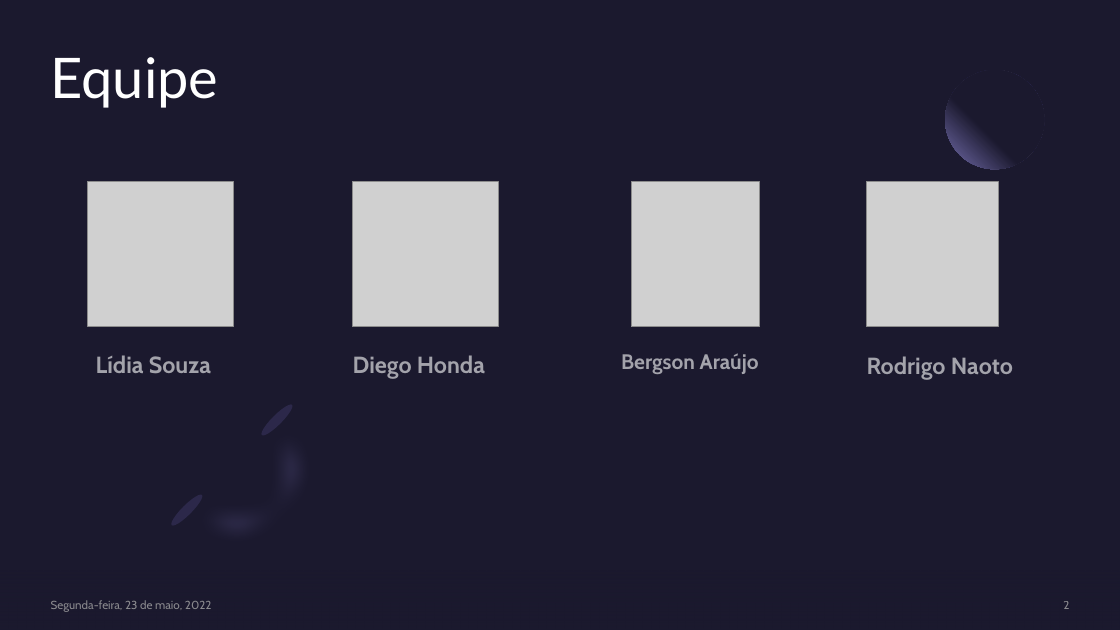
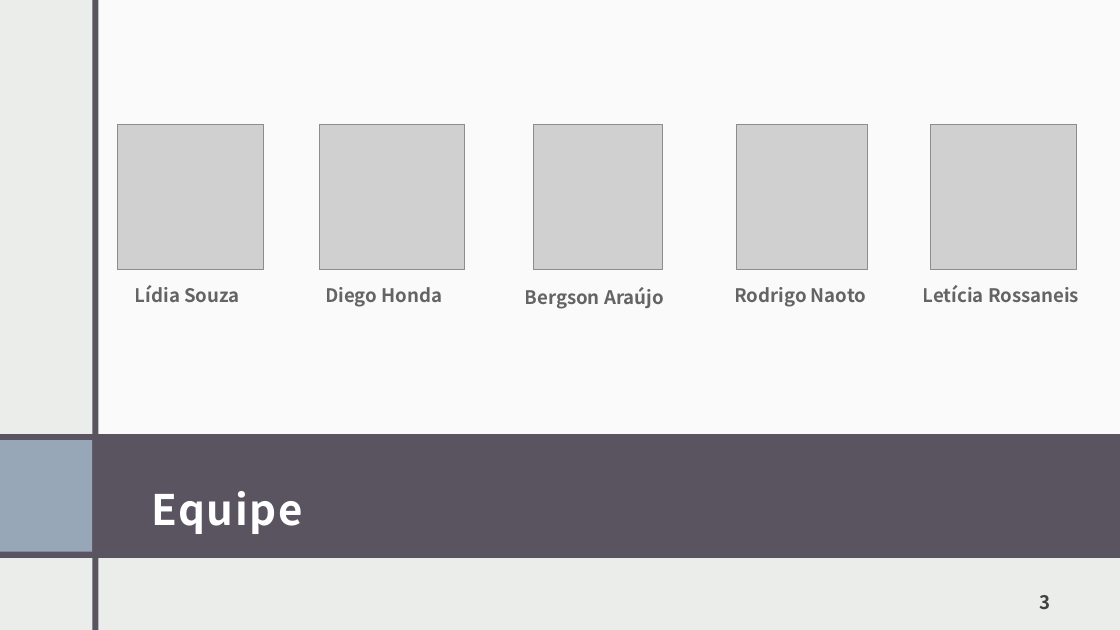
Before and after one commit to lidiambsouza/price_properties, a slide deck: slide 3 of Modelo Imobiliário.pptx (slide 2 before the commit). Drawn at 1120x630 pixels with LibreOffice and Linux fonts; fonts in the diff are those of the drawing; grey boxes stand for pictures. Boxes give left, top, right and bottom in pixels: in the first picture for what was removed or moved away, otherwise in the second. Text is boxed around its words. In the diff, an @@ line names an element or a change of style, - is before the commit and + after.

```diff
--- a/Modelo Imobiliário.pptx
+++ b/Modelo Imobiliário.pptx
@@ background #1B192E to #EBEDEB @@
@@ rectangle added at [93, 0, 99, 630], fill #595460 @@
@@ rectangle added at [96, 0, 1120, 434], fill #FFFFFF at 75% opacity @@
@@ ellipse removed at [945, 70, 1044, 169] @@
@@ picture: place and size @@
-picture at [88, 181, 234, 327]
+picture at [118, 124, 263, 270]
@@ picture: place and size @@
-picture at [353, 181, 498, 327]
+picture at [319, 124, 465, 270]
@@ picture: place and size @@
-picture at [631, 181, 760, 327]
+picture at [534, 124, 663, 270]
@@ picture: place and size @@
-picture at [867, 181, 999, 327]
+picture at [736, 124, 868, 270]
@@ picture added at [931, 124, 1076, 270] @@
@@ text "Lídia Souza": place and size @@
-text "Lídia Souza" at [96, 355, 211, 374]
+text "Lídia Souza" at [135, 285, 239, 302]
@@ text "Diego Honda": place and size @@
-text "Diego Honda" at [353, 355, 485, 379]
+text "Diego Honda" at [325, 287, 443, 307]
@@ text "Bergson Araújo": place and size @@
-text "Bergson Araújo" at [621, 353, 759, 374]
+text "Bergson Araújo" at [525, 287, 664, 309]
@@ text "Bergson Araújo" at [525, 287, 664, 309]: size 18 to 16 pt, font Cabin to Noto Sans CJK JP, text colour #FFFFFF at 60% opacity to #000000 at 60% opacity @@
@@ size 20 to 16 pt, font Cabin to Noto Sans CJK JP, text colour #FFFFFF at 60% opacity to #000000 at 60% opacity in 3 elements at [325, 287, 443, 307], [135, 285, 239, 302], [734, 287, 866, 307] @@
@@ text "Rodrigo Naoto": place and size @@
-text "Rodrigo Naoto" at [867, 356, 1013, 379]
+text "Rodrigo Naoto" at [734, 287, 866, 307]
@@ text added at [923, 285, 1079, 302], 16 pt, text #000000 at 60% opacity, bold @@
+Letícia Rossaneis
@@ rectangle: place and size @@
-rectangle at [0, 530, 1120, 630]
+rectangle at [0, 434, 1120, 558]
@@ rectangle at [0, 434, 1120, 558]: fill gradient #1B192E to #595460 @@
@@ rectangle added at [0, 440, 92, 552], fill #97A7B8 @@
@@ title "Equipe": place and size @@
-title "Equipe" at [50, 57, 218, 108]
+title "Equipe" at [151, 491, 303, 534]
@@ title "Equipe" at [151, 491, 303, 534]: size 48 to 36 pt, font Lato to Noto Sans CJK JP, letter spacing 0 to 1.5 pt, bold on; line spacing 0.9 to 1.5; vertical alignment top to middle @@
@@ group removed at [162, 395, 353, 587]: 2 freeform shapes, 2 ellipses @@
@@ page number added at [1040, 595, 1051, 609], 16 pt, text #404040, bold @@
+3
@@ text removed at [51, 600, 212, 612] @@
-Segunda-feira, 23 de maio, 2022
@@ page number removed at [1063, 601, 1069, 609] @@
-2
```
Also in this commit, not shown: 1 other slide changed, 18 slides added, 17 slides removed.
